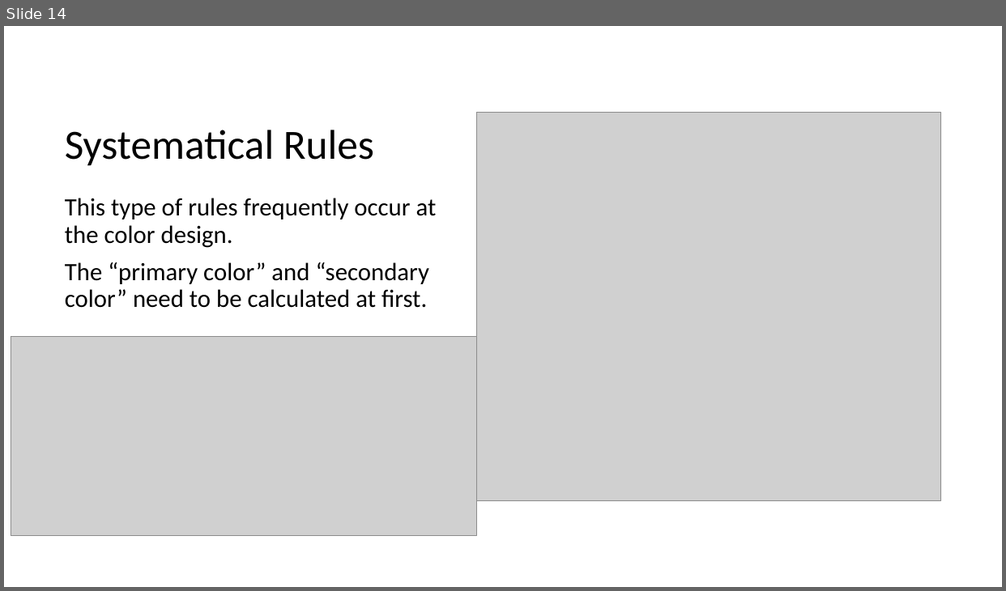
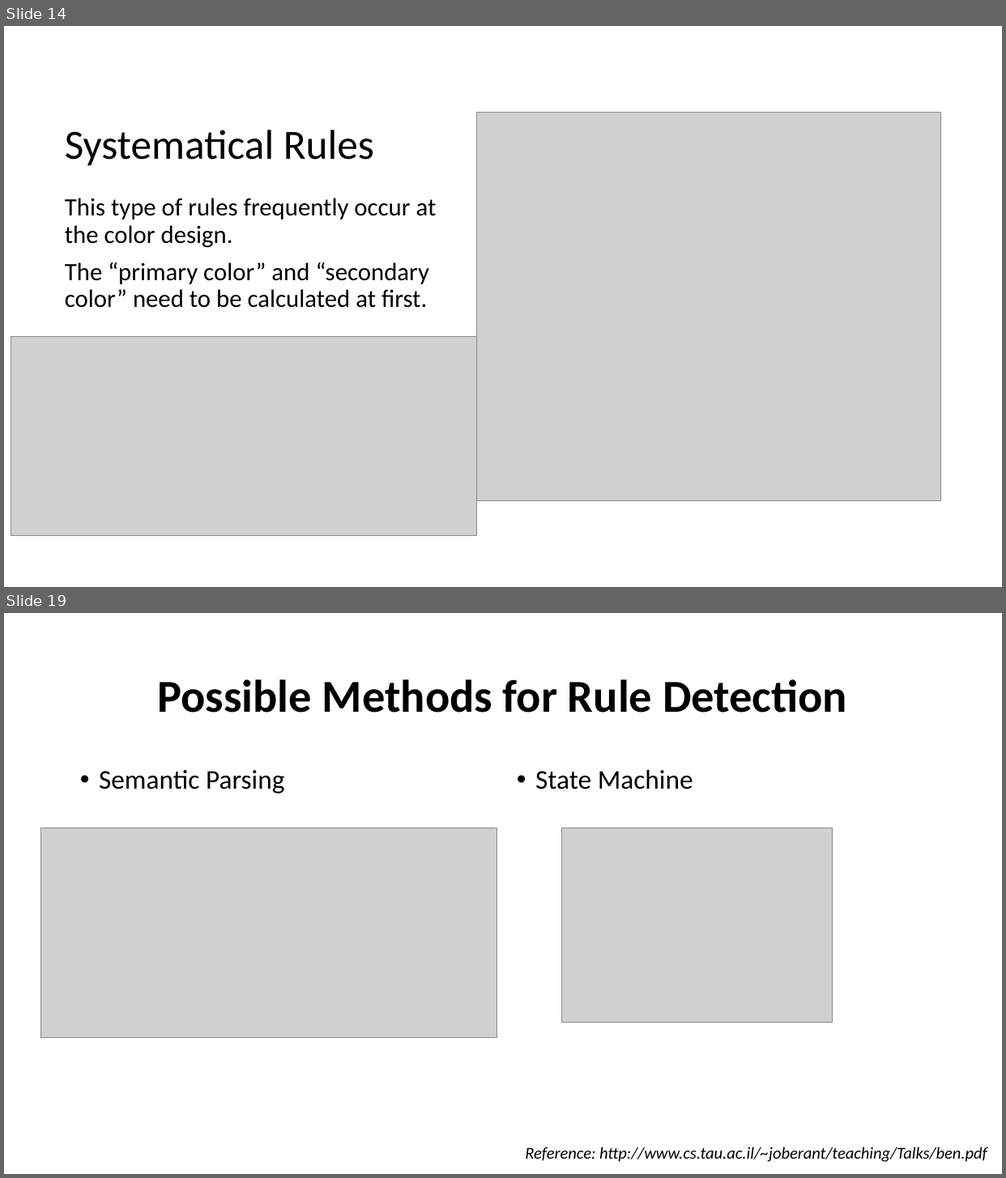
Before and after one commit to MulongXie/AppRuleCheck-Android, a slide deck: doc/week2.pptx. Shown one above the other, each under a label of ours: slide 14 before the commit, slides 14 and 19 after it; the slides between them are not shown. The pictures are 1006x591 and 1006x1178 pixels, drawn with LibreOffice and Linux fonts; fonts in the diff are those of the drawing; grey boxes stand for pictures. Boxes give left, top, right and bottom in pixels: in the first picture for what was removed or moved away, otherwise in the second. Text is boxed around its words. In the diff, an @@ line names an element or a change of style, - is before the commit and + after.

```diff
--- a/doc/week2.pptx
+++ b/doc/week2.pptx
@@ slide 19 added at box(4, 613, 1002, 1174), background #FFFFFF @@
@@ title added at box(157, 679, 847, 713), 44 pt, text #000000, bold @@
+Possible Methods for Rule Detection
@@ text added at box(99, 770, 285, 794), 26 pt, text #000000 @@
+• Semantic Parsing
@@ text added at box(535, 770, 693, 790), 26 pt, text #000000 @@
+• State Machine
@@ picture added at box(40, 828, 496, 1037) @@
@@ picture added at box(562, 828, 833, 1022) @@
@@ text added at box(525, 1147, 987, 1162), 16 pt, text #000000, italic @@
+Reference: http://www.cs.tau.ac.il/~joberant/teaching/Talks/ben.pdf
```
Also in this commit, not shown: 5 slides changed, 3 other slides added, 1 other file.
